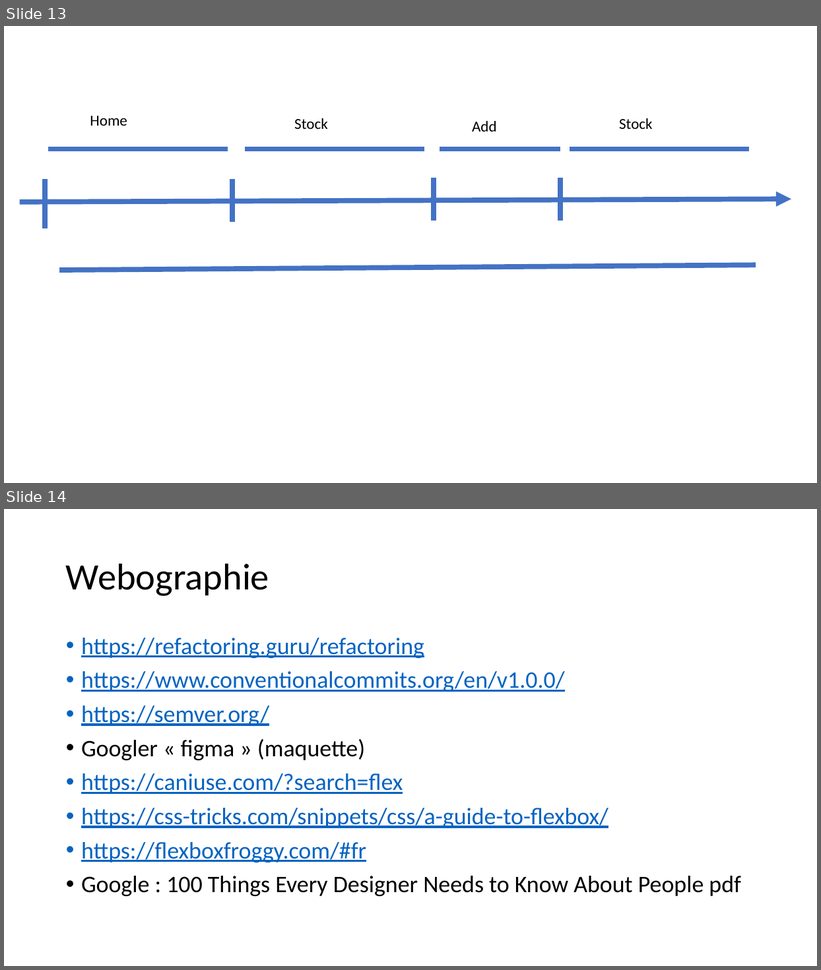
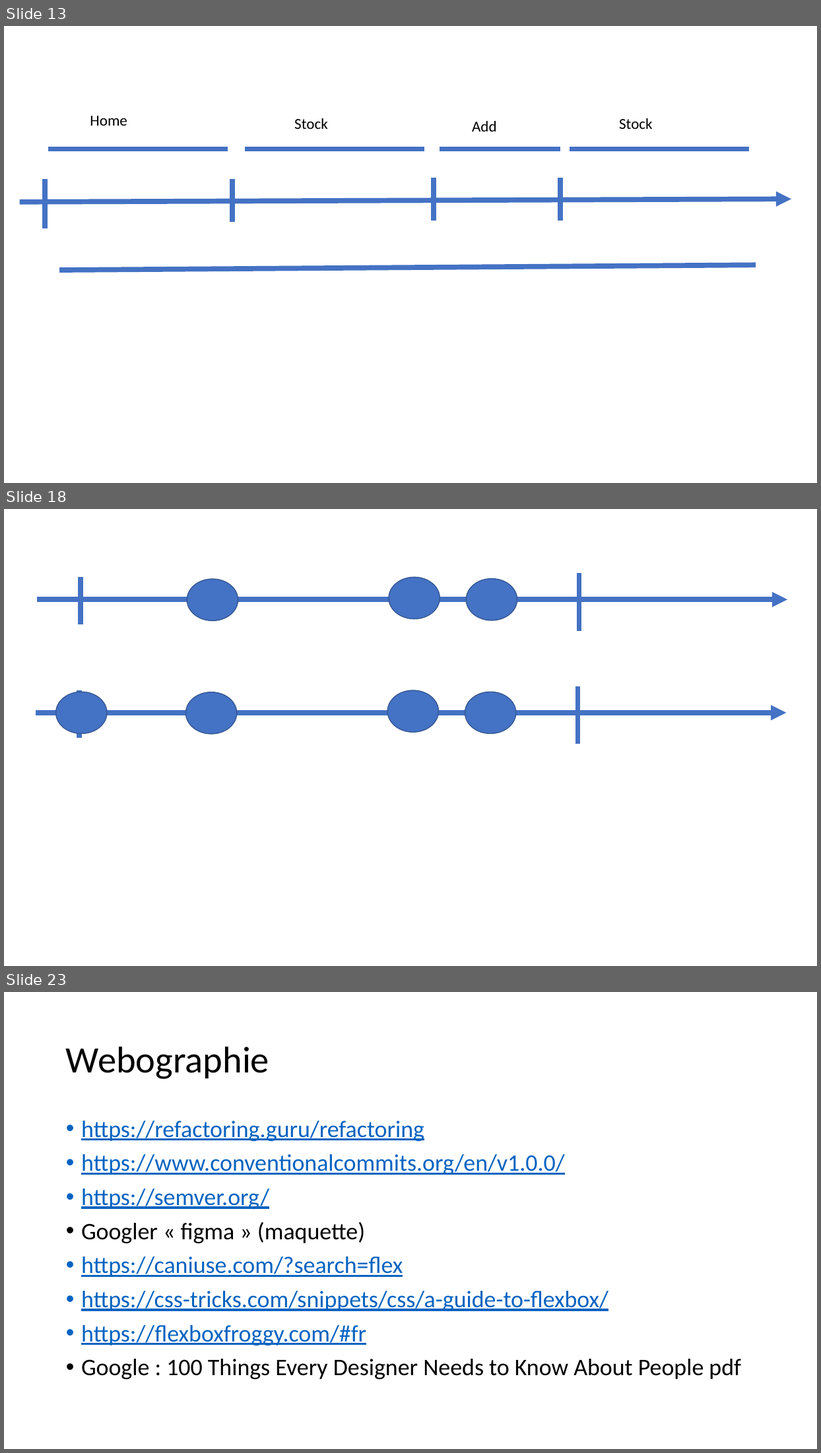
Before and after one commit to jlg-formation/fuj-juillet-2020, a slide deck: notes.pptx. Shown one above the other, each under a label of ours: slides 13 and 14 before the commit, slides 13, 18 and 23 after it; the slides between them are not shown. The pictures are 821x970 and 821x1453 pixels, drawn with LibreOffice and Linux fonts; fonts in the diff are those of the drawing. Boxes give left, top, right and bottom in pixels: in the first picture for what was removed or moved away, otherwise in the second. Text is boxed around its words. In the diff, an @@ line names an element or a change of style, - is before the commit and + after.

```diff
--- a/notes.pptx
+++ b/notes.pptx
@@ slide 18 added at [4, 509, 817, 966], background #FFFFFF @@
@@ line added from (81, 578) to (81, 625), #4472C4 6 pt @@
@@ ellipse added at [187, 579, 238, 621], fill #4472C4, outline #325491 1 pt @@
@@ ellipse added at [389, 578, 440, 619], fill #4472C4, outline #325491 1 pt @@
@@ ellipse added at [467, 578, 517, 621], fill #4472C4, outline #325491 1 pt @@
@@ line added from (580, 573) to (580, 631), #4472C4 6 pt @@
@@ arrow added from (37, 600) to (788, 600), #4472C4 6 pt @@
@@ line added from (578, 687) to (578, 745), #4472C4 6 pt @@
@@ ellipse added at [56, 692, 107, 734], fill #4472C4, outline #325491 1 pt @@
@@ line added from (80, 691) to (80, 738), #4472C4 6 pt @@
@@ ellipse added at [186, 692, 237, 734], fill #4472C4, outline #325491 1 pt @@
@@ ellipse added at [387, 691, 439, 733], fill #4472C4, outline #325491 1 pt @@
@@ ellipse added at [465, 692, 516, 734], fill #4472C4, outline #325491 1 pt @@
@@ arrow added from (36, 713) to (787, 713), #4472C4 6 pt @@
@@ what was slide 14 is now slide 23 @@
```
Also in this commit, not shown: 1 slide changed, 8 other slides added.
